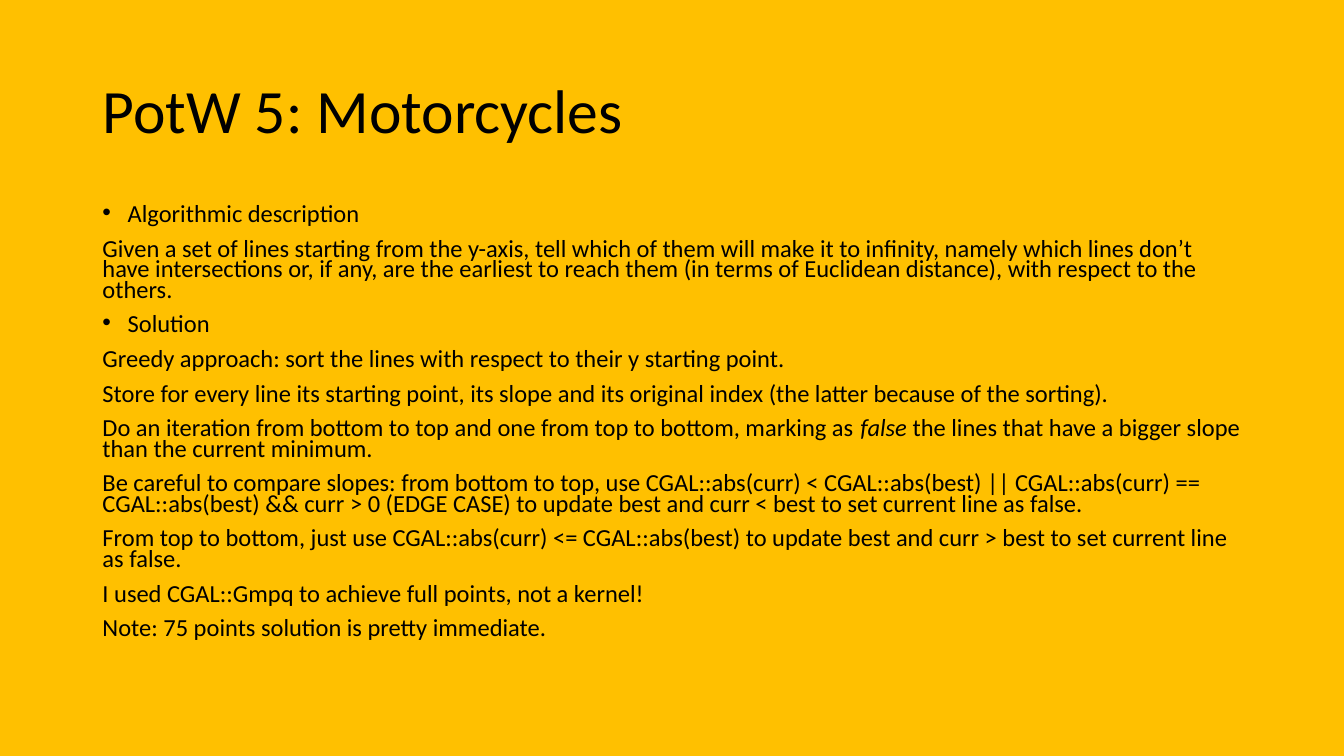
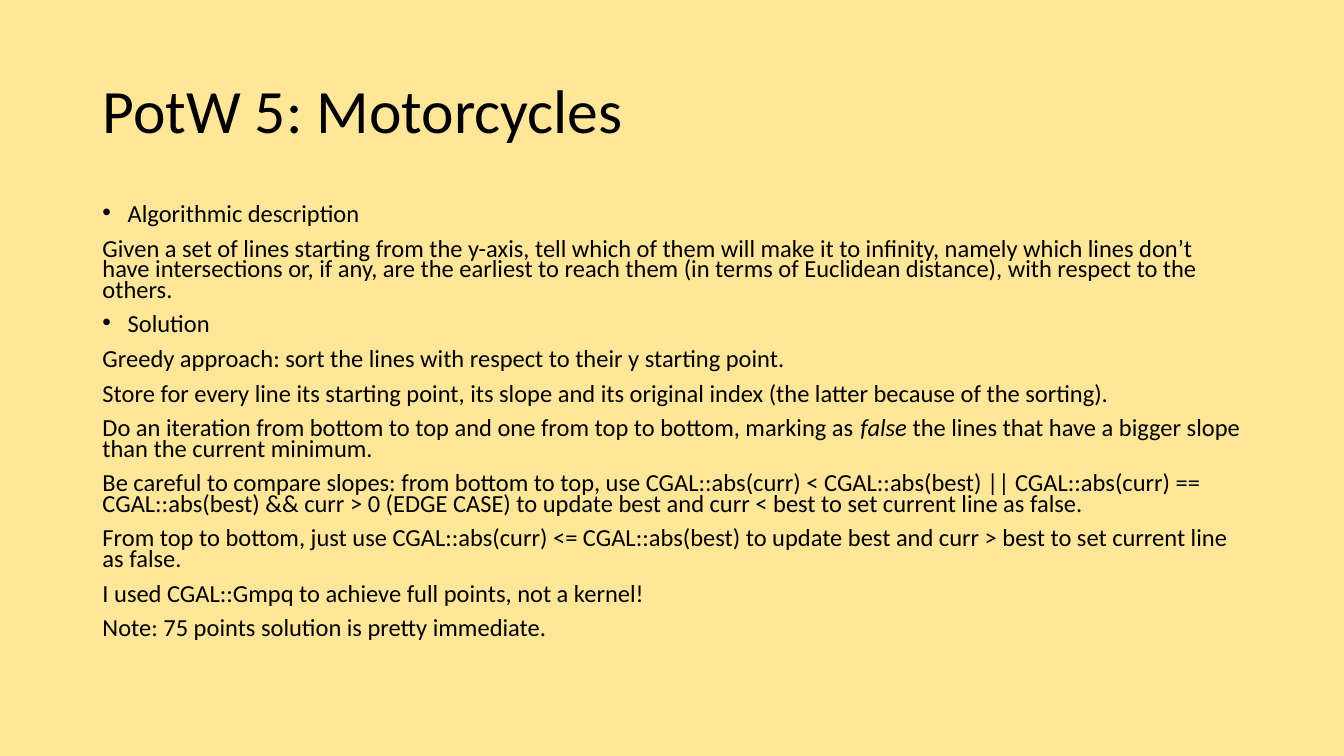
Before and after one commit to giacomocamposampiero/algolab, a slide deck: slide 16 of Recap.pptx. Drawn at 1344x756 pixels with LibreOffice and Linux fonts; fonts in the diff are those of the drawing. Boxes give left, top, right and bottom in pixels: in the first picture for what was removed or moved away, otherwise in the second. Text is boxed around its words. In the diff, an @@ line names an element or a change of style, - is before the commit and + after.

```diff
--- a/Recap.pptx
+++ b/Recap.pptx
@@ background #FFC000 to #FFE699 @@
```
Also in this commit, not shown: 5 other slides changed, 5 slides added, 5 other files.
